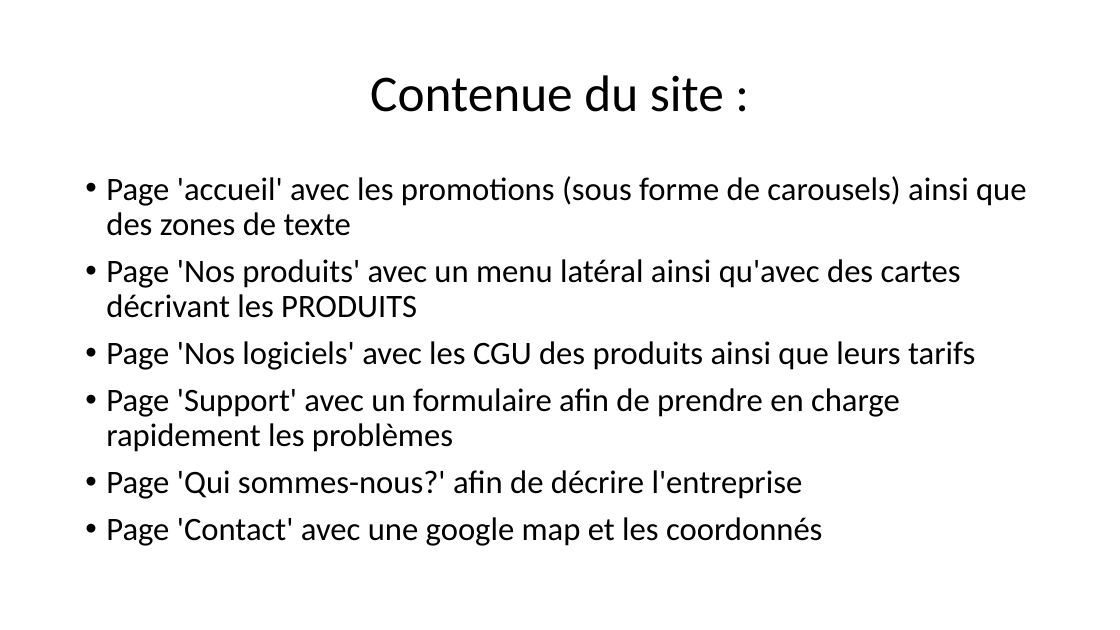
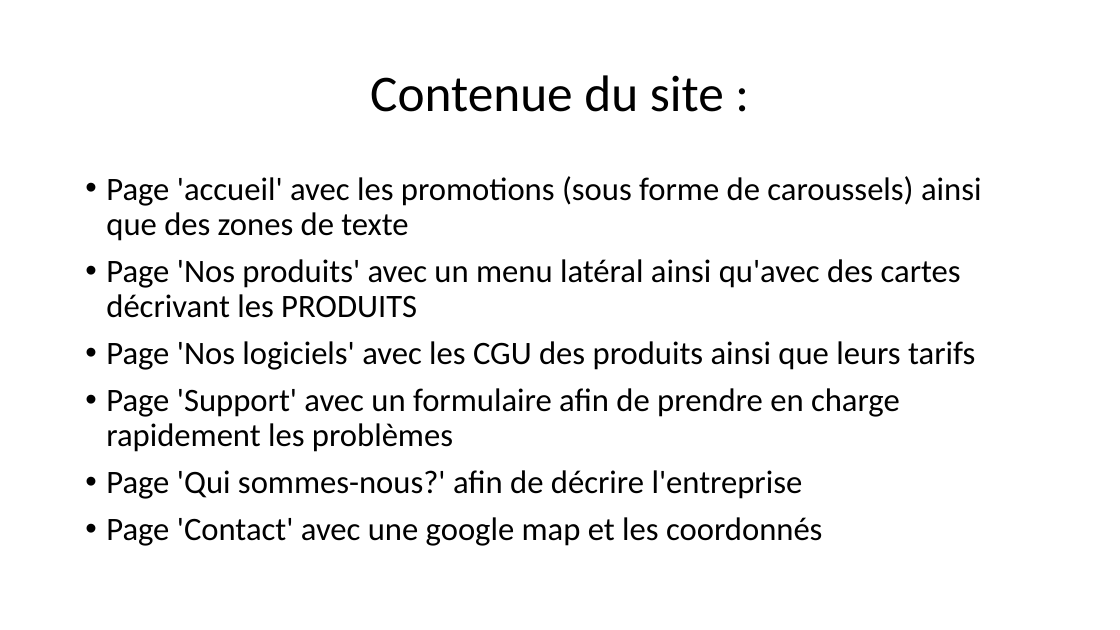
Before and after one commit to tmillot08/SimplonTech, a slide deck: slide 3 of SimplonTech.ppsx. Drawn at 1120x630 pixels with LibreOffice and Linux fonts; fonts in the diff are those of the drawing. Boxes give left, top, right and bottom in pixels: in the first picture for what was removed or moved away, otherwise in the second. Text is boxed around its words. In the diff, an @@ line names an element or a change of style, - is before the commit and + after.

```diff
--- a/SimplonTech.ppsx
+++ b/SimplonTech.ppsx
@@ text at <box>106,176,982,241</box>: text changed @@
-• Page 'accueil' avec les promotions (sous forme de carousels) ainsi que des zones de texte
+• Page 'accueil' avec les promotions (sous forme de caroussels) ainsi que des zones de texte
```
Also in this commit, not shown: 5 other slides changed.
